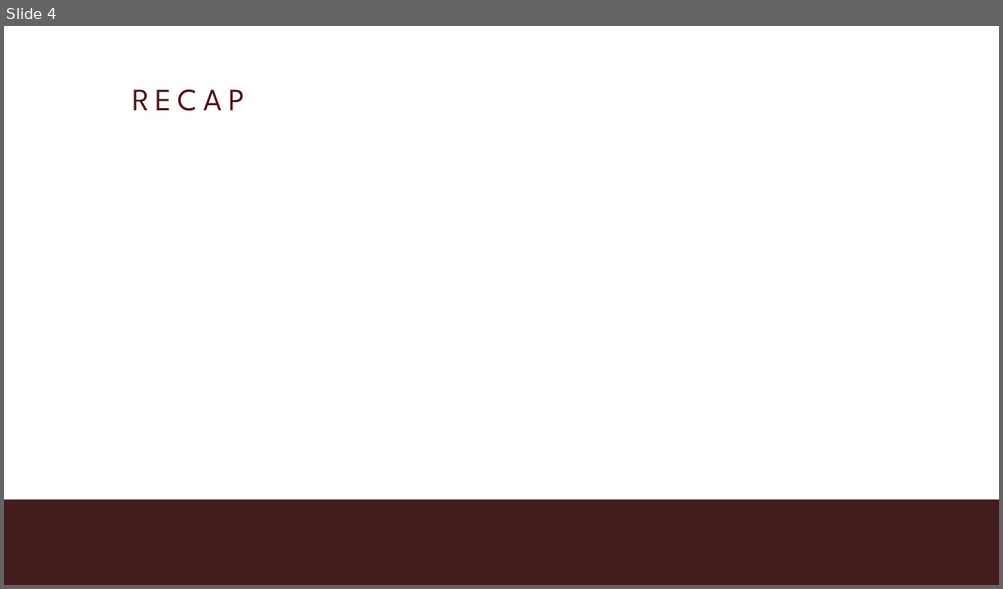
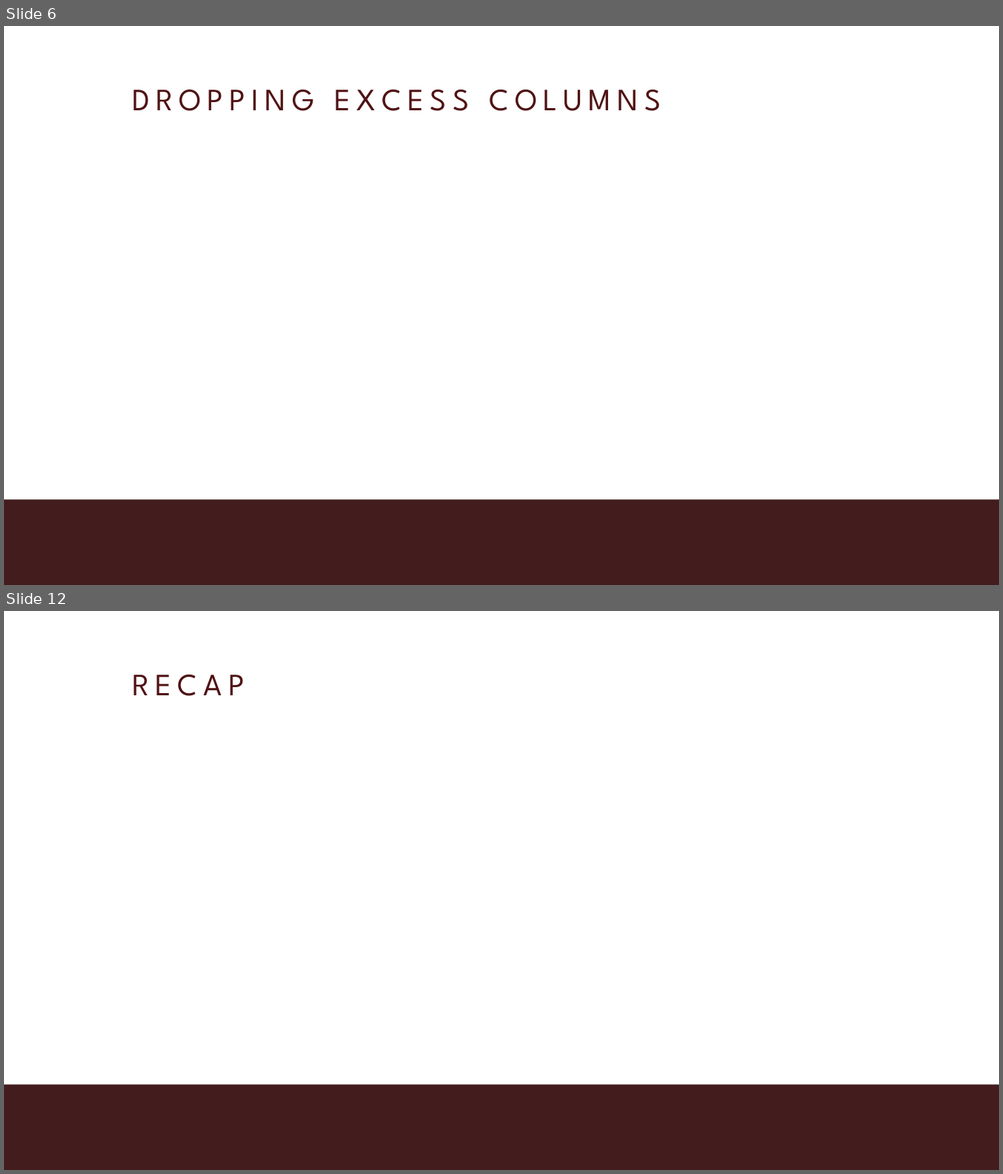
Before and after one commit to MariaElise-T/MH_Dashboard_Tutorial, a slide deck: Formatted_Slides/Module1_Video4.pptx. Shown one above the other, each under a label of ours: slide 4 before the commit, slides 6 and 12 after it; the slides between them are not shown. The pictures are 1003x589 and 1003x1174 pixels, drawn with LibreOffice and Linux fonts; fonts in the diff are those of the drawing; background and template pictures are left out. Boxes give left, top, right and bottom in pixels: in the first picture for what was removed or moved away, otherwise in the second. Text is boxed around its words. In the diff, an @@ line names an element or a change of style, - is before the commit and + after.

```diff
--- a/Formatted_Slides/Module1_Video4.pptx
+++ b/Formatted_Slides/Module1_Video4.pptx
@@ slide 6 added at [4,26,999,585], background #FFFFFF; not listed: 1 template element that a slide beside it also shows @@
@@ title added at [132,89,660,111], 60 pt, text #501214 @@
+DROPPING EXCESS COLUMNS
@@ what was slide 4 is now slide 12 @@
```
Also in this commit, not shown: 4 slides changed, 7 other slides added, 5 other files.
